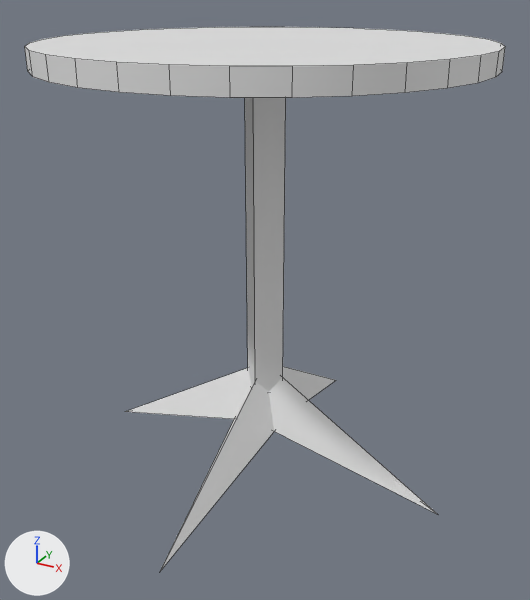
Before and after pictures for a commit that changed the FBX model Objects/smallTable.fbx.
Both versions are drawn from a camera (50 mm lens) standing at (-4.03, -3.58, 2.94) and looking at (-5.97, -0.05, 1.18). Every picture has the same lights, and +X, +Y and +Z are marked at lower left. Mesh edges are drawn as thin lines. Where no turn or scale is listed for an object, it has been applied to the vertices. Vertices at the same position are counted once.
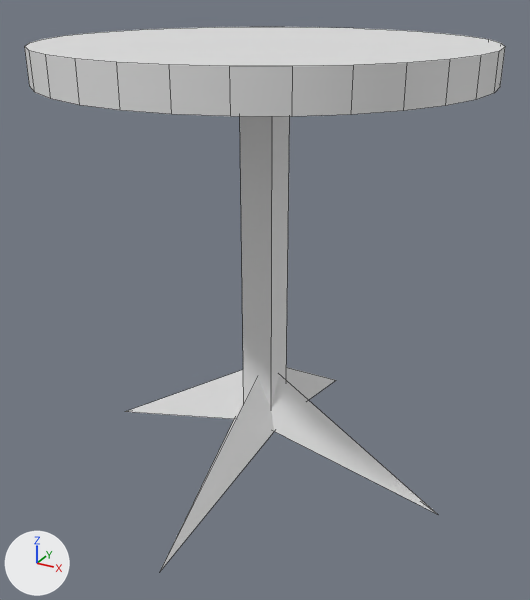
The newer file is also turned or shifted as a whole; pictures and numbers use the older file's frame.

Where the change shows, as pixel boxes (x1, y1, x2, y2) in the pictures (530 x 600 px; the box of a moved part takes in the faces that stretch with it):
part 1 of me_cone_001, moved or reshaped
    before: (245, 98, 286, 391)
    after: (240, 116, 290, 409)
part 2 of me_cone_001, moved or reshaped
    before: (25, 47, 505, 98)
    after: (25, 47, 505, 116)

Diff of the bpy script that builds the scene:
```diff
--- a/Objects/smallTable.fbx.py
+++ b/Objects/smallTable.fbx.py
@@ me_cone_001 @@
 me_cone_001.from_pydata(...)  # 88 vertices, 56 faces; spans x -1.21..1.21, y -1.21..1.21, z -0.49..2.14
 # used by ob_cone_001; location = (-6.0, 0.0, 0.495)
+# me_cone_001 part 1: the loose piece of 8 vertices spanning x -0.13..0.13, y -0.13..0.13, z 0.06..2.05 is turned 45 degrees about the z axis through its middle and scaled by 1.05, then moved by (0.0, 0.0, -0.07)
+# me_cone_001 part 2: all 32 vertices in x -1.21..1.21, y -1.21..1.21, z 2.03 are moved by (0.0, 0.0, -0.07)
```
